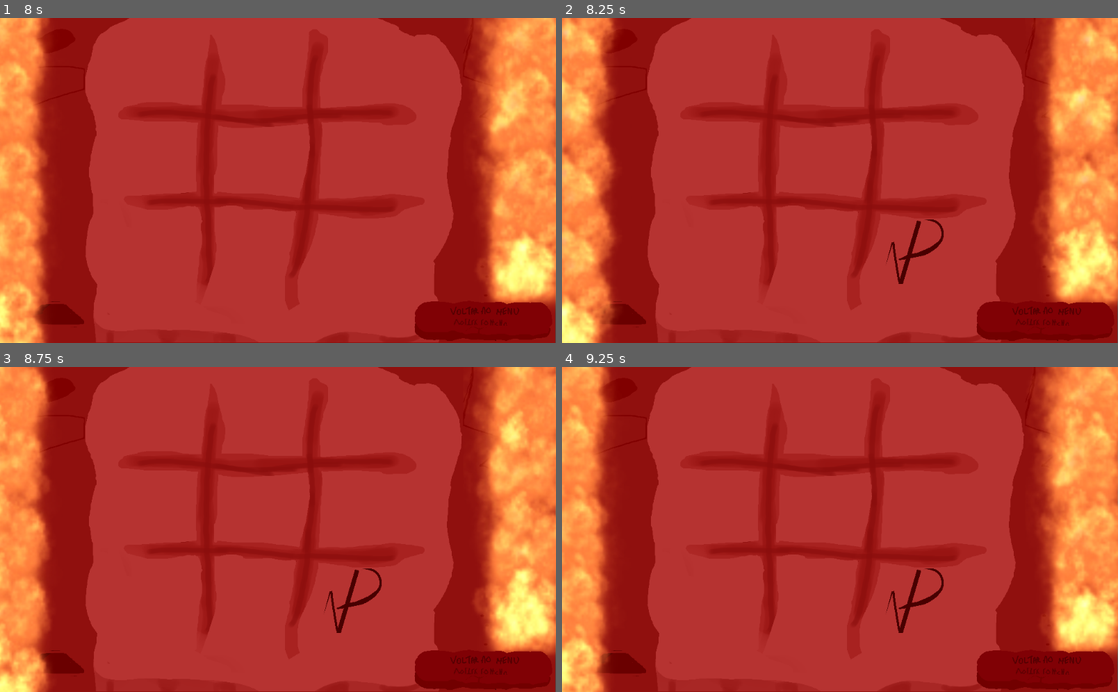
Above: before the commit, frames 1-4 (two rows, left to right).
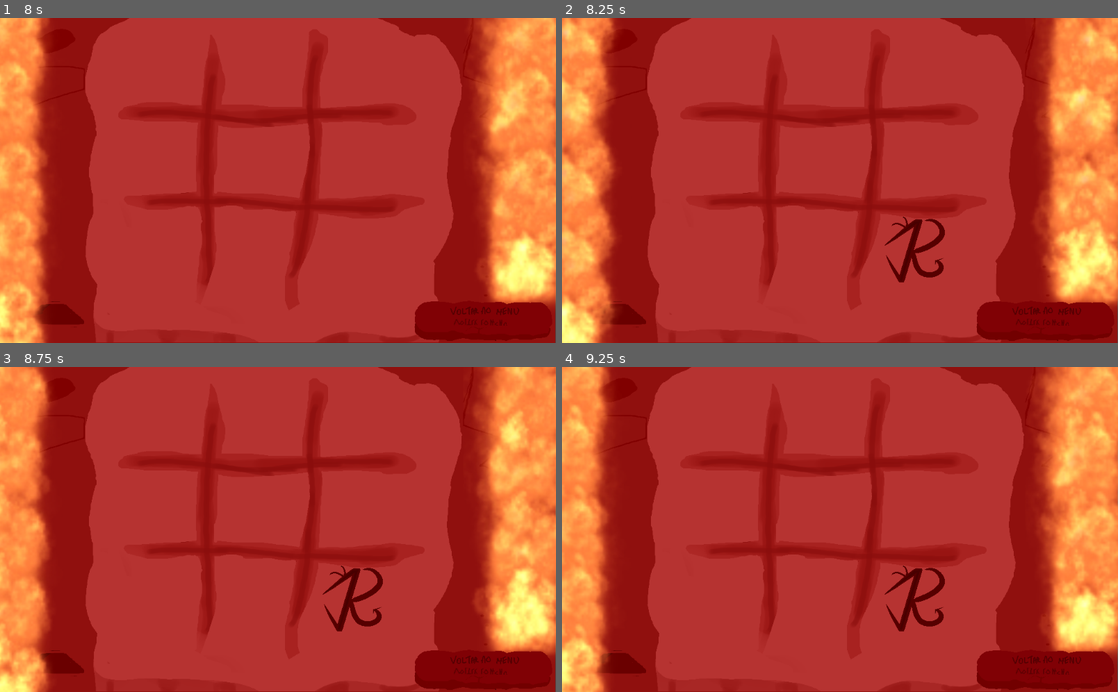
Above: after the commit, the same moments.

Repository: MateusABG/TicTacSoul_T1
Game: Godot game, scene res://Scenes/MainMenu.tscn
Two runs of this game, one before a commit and one after it. Both use one fixed random seed, a clock stepped at 60 frames per second and the inputs below.
Inputs (mouse positions are in pixels of both pictures, inside the frame that each line leads up to):
- Up to frame 1 (8 s): click (105, 203) at 0.5 s; move the mouse to (166, 70) at 1.27 s; click (166, 70) at 1.42 s; move the mouse to (261, 70) at 2.02 s; click (261, 70) at 2.17 s; move the mouse to (361, 70) at 2.77 s; click (361, 70) at 2.92 s; move the mouse to (161, 154) at 3.52 s; click (161, 154) at 3.67 s; move the mouse to (255, 161) at 4.27 s; click (255, 161) at 4.42 s; move the mouse to (361, 161) at 5.02 s; click (361, 161) at 5.17 s; move the mouse to (166, 242) at 5.77 s; click (166, 242) at 5.92 s; move the mouse to (250, 248) at 6.52 s; click (250, 248) at 6.67 s; click (278, 213) at 7.25 s
- Up to frame 2 (8.25 s): move the mouse to (912, 248) at 8.02 s; click (912, 248) at 8.17 s
- Up to frame 3 (8.75 s): no input
- Up to frame 4 (9.25 s): move the mouse to (728, 545) at 8.77 s; click (728, 545) at 8.92 s

Frame 1 is identical in both runs. In frame 2, 0.6% of the frame differs, in the area x 58-69%, y 61-82%; in frame 3, 0.6%; in frame 4, 0.6%.

Commit message:
Add files via upload

Diff:
--- a/TicTacSoul/Scripts/Game.gd
+++ b/TicTacSoul/Scripts/Game.gd
@@ -37,16 +37,23 @@
 			nodos_tabuleiro[line].append(node);
 	# Novo jogo
 	reset_game();
-
+var rng= RandomNumberGenerator.new()
 # Reinicia o jogo
 func reset_game():
-	jogador_atual = 1;
+	jogador_atual = rng.randi_range(1,2);
 	game_ended = false;
 	for linha in range(linhas_tabuleiro):
 		for coluna in range(colunas_tabuleiro):
 			nodos_tabuleiro[linha][coluna].set_player(0);
 			nodos_locais[linha][coluna]=0
 	nodos_locais=clear()
+	if(Dificuldade.get_difficulty() != Dificuldade.MULTIPLAYER and jogador_atual == cpu and empty_cells(nodos_locais).size()==(linhas_tabuleiro*colunas_tabuleiro)):
+		yield(get_tree().create_timer(1),"timeout")
+		$thinking.play()
+		yield(get_tree().create_timer(1),"timeout")
+		$thinking.stop()
+		var movimento=$AIMANAGER.easy_level()
+		node_clicked(movimento.x,movimento.y)
 
 # Chamado pelo BoardPiece quando a posição é clicada
 func node_clicked(linha, coluna):
@@ -93,6 +100,7 @@
 
 		#Se ainda houver espaços livres nos nodos locais/tabuleiro de nodos, continar jogando
 		if(empty_cells(nodos_locais).size()!=0):
+
 			#Tocar o som de pensamento do player a fim de simular que a maquina está pensando
 			#Somente toca som de pensamento quando o modo for single player
 			if(Dificuldade.get_difficulty() != Dificuldade.MULTIPLAYER):
@@ -104,6 +112,8 @@
 				#Se facil, usa o metodo aleatorio
 				#Se dificil, usa o minimax
 				#Se medio usa o método semi-minimax.
+
+
 			if(Dificuldade.get_difficulty()==Dificuldade.EASY):
 				movimento=$AIMANAGER.easy_level()
 				node_clicked(movimento.x,movimento.y)
